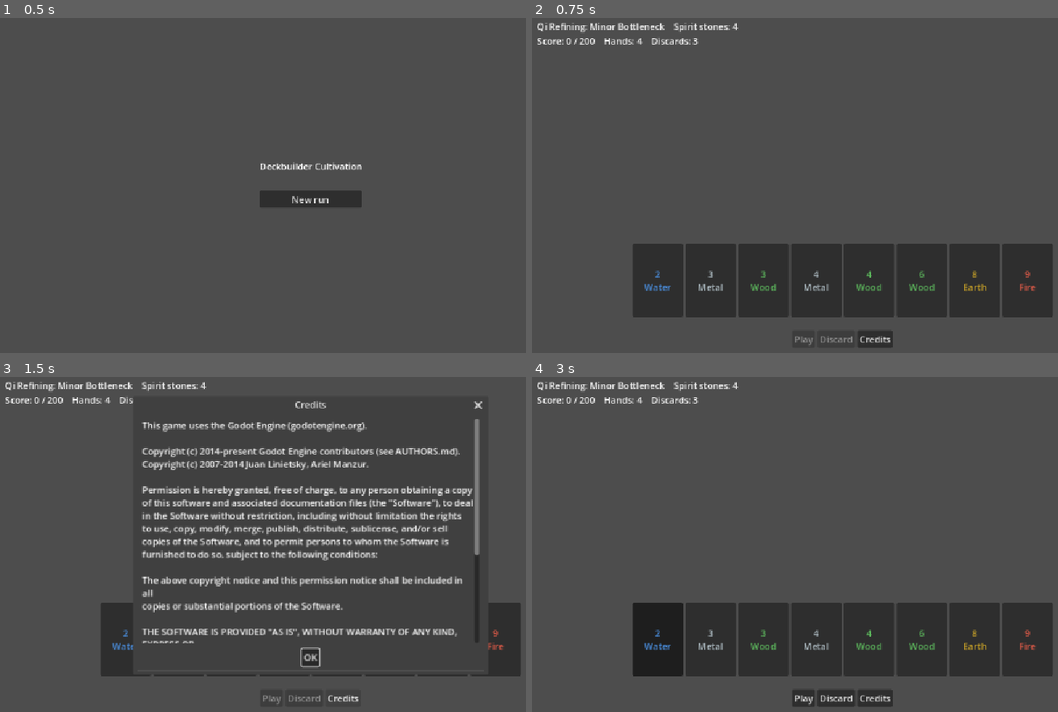
Above: before the commit, frames 1-4 (two rows, left to right).
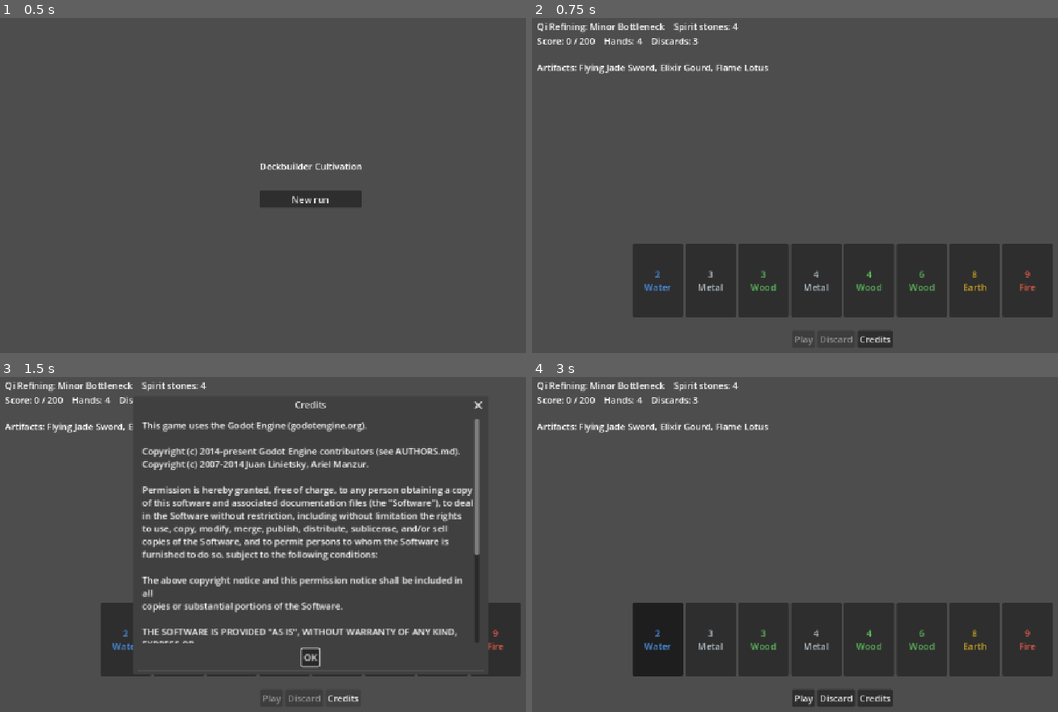
Above: after the commit, the same moments.

Repository: BazeOnigiri/deckbuilder-cultivation
Game: Godot game, scene res://ui/main/main.tscn
Two runs of this game, one before a commit and one after it. Both use one fixed random seed, a clock stepped at 60 frames per second and the inputs below.
Inputs:
- Up to frame 1 (0.5 s): no input
- Up to frame 2 (0.75 s): click "New run" at 0.5 s
- Up to frame 3 (1.5 s): click "Credits" at 1.25 s
- Up to frame 4 (3 s): click "OK" at 2 s; click "2 Water" at 2.75 s

Frame 1 is identical in both runs. In frame 2, 0.5% of the frame differs, in the area x 0-45%, y 13-17%; in frame 3, 0.3%; in frame 4, 0.5%.

Commit message:
feat(artifacts): ajoute le moteur d'artefacts et 5 premiers artefacts

Diff:
--- /dev/null
+++ b/content/artifacts/artefact_epee_volante.tres
@@ -0,0 +1,21 @@
+[gd_resource type="Resource" script_class="ArtifactDefinition" format=3 uid="uid://c3c7cvreds6nb"]
+
+[ext_resource type="Script" uid="uid://cegjm55cl7ug1" path="res://core/artifacts/artifact_definition.gd" id="1"]
+[ext_resource type="Script" uid="uid://cvrq3heighi7n" path="res://core/artifacts/artifact_effect.gd" id="2"]
+[ext_resource type="Script" uid="uid://c46kskwvtda65" path="res://core/scoring/score_effect.gd" id="3"]
+
+[sub_resource type="Resource" id="score"]
+script = ExtResource("3")
+amount = 15.0
+
+[sub_resource type="Resource" id="effect"]
+script = ExtResource("2")
+score_effect = SubResource("score")
+
+[resource]
+script = ExtResource("1")
+id = &"artefact_epee_volante"
+name_key = "ARTIFACT_EPEE_VOLANTE"
+description_key = "ARTIFACT_EPEE_VOLANTE_DESC"
+price = 5
+effects = Array[ExtResource("2")]([SubResource("effect")])
--- /dev/null
+++ b/content/artifacts/artefact_gourde_elixir.tres
@@ -0,0 +1,22 @@
+[gd_resource type="Resource" script_class="ArtifactDefinition" format=3 uid="uid://d0gx3ku71ptvs"]
+
+[ext_resource type="Script" uid="uid://cegjm55cl7ug1" path="res://core/artifacts/artifact_definition.gd" id="1"]
+[ext_resource type="Script" uid="uid://cvrq3heighi7n" path="res://core/artifacts/artifact_effect.gd" id="2"]
+[ext_resource type="Script" uid="uid://c46kskwvtda65" path="res://core/scoring/score_effect.gd" id="3"]
+
+[sub_resource type="Resource" id="score"]
+script = ExtResource("3")
+phase = 1
+amount = 4.0
+
+[sub_resource type="Resource" id="effect"]
+script = ExtResource("2")
+score_effect = SubResource("score")
+
+[resource]
+script = ExtResource("1")
+id = &"artefact_gourde_elixir"
+name_key = "ARTIFACT_GOURDE_ELIXIR"
+description_key = "ARTIFACT_GOURDE_ELIXIR_DESC"
+price = 6
+effects = Array[ExtResource("2")]([SubResource("effect")])
--- /dev/null
+++ b/content/artifacts/artefact_lotus_flamme.tres
@@ -0,0 +1,28 @@
+[gd_resource type="Resource" script_class="ArtifactDefinition" format=3 uid="uid://bqeq60esbfcvi"]
+
+[ext_resource type="Script" uid="uid://cegjm55cl7ug1" path="res://core/artifacts/artifact_definition.gd" id="1"]
+[ext_resource type="Script" uid="uid://cvrq3heighi7n" path="res://core/artifacts/artifact_effect.gd" id="2"]
+[ext_resource type="Script" uid="uid://c46kskwvtda65" path="res://core/scoring/score_effect.gd" id="3"]
+[ext_resource type="Script" uid="uid://bkuw0whfhai4o" path="res://core/artifacts/card_element_condition.gd" id="4"]
+
+[sub_resource type="Resource" id="condition"]
+script = ExtResource("4")
+element = 1
+
+[sub_resource type="Resource" id="score"]
+script = ExtResource("3")
+amount = 4.0
+
+[sub_resource type="Resource" id="effect"]
+script = ExtResource("2")
+trigger = 1
+condition = SubResource("condition")
+score_effect = SubResource("score")
+
+[resource]
+script = ExtResource("1")
+id = &"artefact_lotus_flamme"
+name_key = "ARTIFACT_LOTUS_FLAMME"
+description_key = "ARTIFACT_LOTUS_FLAMME_DESC"
+price = 5
+effects = Array[ExtResource("2")]([SubResource("effect")])
--- /dev/null
+++ b/content/artifacts/artefact_miroir_jumeau.tres
@@ -0,0 +1,28 @@
+[gd_resource type="Resource" script_class="ArtifactDefinition" format=3 uid="uid://5ee68e0wlciq"]
+
+[ext_resource type="Script" uid="uid://cegjm55cl7ug1" path="res://core/artifacts/artifact_definition.gd" id="1"]
+[ext_resource type="Script" uid="uid://cvrq3heighi7n" path="res://core/artifacts/artifact_effect.gd" id="2"]
+[ext_resource type="Script" uid="uid://c46kskwvtda65" path="res://core/scoring/score_effect.gd" id="3"]
+[ext_resource type="Script" uid="uid://wfjpv7j83v7t" path="res://core/artifacts/hand_is_condition.gd" id="4"]
+
+[sub_resource type="Resource" id="condition"]
+script = ExtResource("4")
+hand_ids = Array[String](["main_paire", "main_double_paire"])
+
+[sub_resource type="Resource" id="score"]
+script = ExtResource("3")
+phase = 2
+amount = 2.0
+
+[sub_resource type="Resource" id="effect"]
+script = ExtResource("2")
+condition = SubResource("condition")
+score_effect = SubResource("score")
+
+[resource]
+script = ExtResource("1")
+id = &"artefact_miroir_jumeau"
+name_key = "ARTIFACT_MIROIR_JUMEAU"
+description_key = "ARTIFACT_MIROIR_JUMEAU_DESC"
+price = 7
+effects = Array[ExtResource("2")]([SubResource("effect")])
--- /dev/null
+++ b/content/artifacts/artefact_perle_marees.tres
@@ -0,0 +1,29 @@
+[gd_resource type="Resource" script_class="ArtifactDefinition" format=3 uid="uid://bofloc7u5uoln"]
+
+[ext_resource type="Script" uid="uid://cegjm55cl7ug1" path="res://core/artifacts/artifact_definition.gd" id="1"]
+[ext_resource type="Script" uid="uid://cvrq3heighi7n" path="res://core/artifacts/artifact_effect.gd" id="2"]
+[ext_resource type="Script" uid="uid://c46kskwvtda65" path="res://core/scoring/score_effect.gd" id="3"]
+[ext_resource type="Script" uid="uid://bkuw0whfhai4o" path="res://core/artifacts/card_element_condition.gd" id="4"]
+
+[sub_resource type="Resource" id="condition"]
+script = ExtResource("4")
+element = 4
+
+[sub_resource type="Resource" id="score"]
+script = ExtResource("3")
+phase = 1
+amount = 1.0
+
+[sub_resource type="Resource" id="effect"]
+script = ExtResource("2")
+trigger = 1
+condition = SubResource("condition")
+score_effect = SubResource("score")
+
+[resource]
+script = ExtResource("1")
+id = &"artefact_perle_marees"
+name_key = "ARTIFACT_PERLE_MAREES"
+description_key = "ARTIFACT_PERLE_MAREES_DESC"
+price = 6
+effects = Array[ExtResource("2")]([SubResource("effect")])
--- /dev/null
+++ b/core/artifacts/artifact_catalog.gd
@@ -0,0 +1,16 @@
+class_name ArtifactCatalog
+extends RefCounted
+## Charge les artefacts depuis content/artifacts/.
+
+const DEFAULT_DIR := "res://content/artifacts"
+
+
+static func load_definitions(dir_path: String = DEFAULT_DIR) -> Array[ArtifactDefinition]:
+	var result: Array[ArtifactDefinition] = []
+	for res: Resource in ContentLoader.load_all(dir_path):
+		var definition := res as ArtifactDefinition
+		if definition == null:
+			push_warning("Ressource ignoree dans %s : %s" % [dir_path, res.resource_path])
+			continue
+		result.append(definition)
+	return result
--- /dev/null
+++ b/core/artifacts/artifact_condition.gd
@@ -0,0 +1,7 @@
+class_name ArtifactCondition
+extends Resource
+## Condition d'un effet d'artefact. card vaut null pour un declencheur HAND_PLAYED.
+
+
+func matches(_result: HandResult, _card: CardInstance) -> bool:
+	return true
--- /dev/null
+++ b/core/artifacts/artifact_definition.gd
@@ -0,0 +1,19 @@
+class_name ArtifactDefinition
+extends Resource
+## Un artefact ou une bete spirituelle : une liste d'effets declenches pendant le score.
+
+@export var id: StringName = &""
+@export var name_key: String = ""
+@export var description_key: String = ""
+## Prix en pierres spirituelles (utilise par la boutique).
+@export var price: int = 0
+@export var effects: Array[ArtifactEffect] = []
+
+
+func is_valid() -> bool:
+	if id.is_empty() or name_key.is_empty() or description_key.is_empty() or price <= 0 or effects.is_empty():
+		return false
+	for effect: ArtifactEffect in effects:
+		if effect == null or not effect.is_valid():
+			return false
+	return true
--- /dev/null
+++ b/core/artifacts/artifact_effect.gd
@@ -0,0 +1,14 @@
+class_name ArtifactEffect
+extends Resource
+## Declencheur + condition (optionnelle) + effet de score. Un artefact simple n'est que des donnees.
+
+enum Trigger {HAND_PLAYED, CARD_SCORED}
+
+@export var trigger: Trigger = Trigger.HAND_PLAYED
+## Vide = toujours vrai.
+@export var condition: ArtifactCondition
+@export var score_effect: ScoreEffect
+
+
+func is_valid() -> bool:
+	return score_effect != null
--- /dev/null
+++ b/core/artifacts/artifact_resolver.gd
@@ -0,0 +1,23 @@
+class_name ArtifactResolver
+extends RefCounted
+## Traduit les artefacts possedes en effets de score pour une main jouee.
+## Ordre : artefacts dans l'ordre d'acquisition, puis le pipeline trie par phase.
+
+
+static func effects_for(artifacts: Array[ArtifactDefinition], result: HandResult) -> Array[ScoreEffect]:
+	var effects: Array[ScoreEffect] = []
+	for artifact: ArtifactDefinition in artifacts:
+		for effect: ArtifactEffect in artifact.effects:
+			match effect.trigger:
+				ArtifactEffect.Trigger.HAND_PLAYED:
+					if _matches(effect, result, null):
+						effects.append(effect.score_effect)
+				ArtifactEffect.Trigger.CARD_SCORED:
+					for card: CardInstance in result.scoring_cards:
+						if _matches(effect, result, card):
+							effects.append(effect.score_effect)
+	return effects
+
+
+static func _matches(effect: ArtifactEffect, result: HandResult, card: CardInstance) -> bool:
+	return effect.condition == null or effect.condition.matches(result, card)
--- /dev/null
+++ b/core/artifacts/card_element_condition.gd
@@ -0,0 +1,9 @@
+class_name CardElementCondition
+extends ArtifactCondition
+## Vraie pour une carte de l'element donne. Toujours fausse sans carte (declencheur HAND_PLAYED).
+
+@export var element: Element.Type = Element.Type.BOIS
+
+
+func matches(_result: HandResult, card: CardInstance) -> bool:
+	return card != null and card.data.element == element
--- /dev/null
+++ b/core/artifacts/hand_is_condition.gd
@@ -0,0 +1,9 @@
+class_name HandIsCondition
+extends ArtifactCondition
+## Vraie si la main jouee est l'une de hand_ids.
+
+@export var hand_ids: Array[String] = []
+
+
+func matches(result: HandResult, _card: CardInstance) -> bool:
+	return hand_ids.has(result.definition.id)
--- a/core/round/round_state.gd
+++ b/core/round/round_state.gd
@@ -16,12 +16,14 @@
 var _deck: DeckState
 var _rules: RoundRules
 var _evaluator: HandEvaluator
+var _artifacts: Array[ArtifactDefinition]
 
 
-func _init(deck: DeckState, rules: RoundRules, evaluator: HandEvaluator, p_target_score: int) -> void:
+func _init(deck: DeckState, rules: RoundRules, evaluator: HandEvaluator, p_target_score: int, artifacts: Array[ArtifactDefinition]) -> void:
 	_deck = deck
 	_rules = rules
 	_evaluator = evaluator
+	_artifacts = artifacts
 	target_score = p_target_score
 	hands_left = rules.hands_per_round
 	discards_left = rules.discards_per_round
@@ -45,8 +47,7 @@
 	var result: HandResult = _evaluator.evaluate(cards)
 	if result == null or not _deck.discard(cards):
 		return null
-	# shortcut: aucun effet tant que les artefacts n'existent pas, les injecter ici avec la feature artefacts.
-	var effects: Array[ScoreEffect] = []
+	var effects := ArtifactResolver.effects_for(_artifacts, result)
 	var context := ScoringPipeline.score(result, effects)
 	score += context.total()
 	hands_left -= 1
--- a/core/run/run_state.gd
+++ b/core/run/run_state.gd
@@ -13,6 +13,8 @@
 var progress: RunProgress
 var current_round: RoundState
 var stones: int = 0
+## Partage avec chaque round : un artefact ajoute agit des la main suivante.
+var artifacts: Array[ArtifactDefinition] = []
 
 var _deck: DeckState
 var _rules: RoundRules
@@ -43,7 +45,7 @@
 
 func _start_round() -> void:
 	status = Status.IN_ROUND
-	current_round = RoundState.new(_deck, _rules, _evaluator, progress.current_target())
+	current_round = RoundState.new(_deck, _rules, _evaluator, progress.current_target(), artifacts)
 	current_round.finished.connect(_on_round_finished)
 	# Emis avant start() : l'UI se branche sur le round avant la premiere pioche.
 	round_started.emit(current_round)
--- a/localization/textes.csv
+++ b/localization/textes.csv
@@ -38,3 +38,15 @@
 UI_RUN_LOST,Échec de la percée. La run est terminée.,Breakthrough failed. The run is over.
 UI_STONES,Pierres spirituelles : %d,Spirit stones: %d
 UI_REWARD,+%d pierres (goulot %d + mains %d + intérêts %d),+%d stones (bottleneck %d + hands %d + interest %d)
+ARTIFACT_EPEE_VOLANTE,Épée volante de jade,Flying Jade Sword
+ARTIFACT_EPEE_VOLANTE_DESC,+15 Qi à chaque main jouée.,+15 Qi on every hand played.
+ARTIFACT_GOURDE_ELIXIR,Gourde d'élixir,Elixir Gourd
+ARTIFACT_GOURDE_ELIXIR_DESC,+4 Compréhension à chaque main jouée.,+4 Comprehension on every hand played.
+ARTIFACT_LOTUS_FLAMME,Lotus de flamme,Flame Lotus
+ARTIFACT_LOTUS_FLAMME_DESC,+4 Qi pour chaque carte Feu qui compte.,+4 Qi for each scoring Fire card.
+ARTIFACT_PERLE_MAREES,Perle des marées,Tidal Pearl
+ARTIFACT_PERLE_MAREES_DESC,+1 Compréhension pour chaque carte Eau qui compte.,+1 Comprehension for each scoring Water card.
+ARTIFACT_MIROIR_JUMEAU,Miroir jumeau,Twin Mirror
+ARTIFACT_MIROIR_JUMEAU_DESC,x2 Compréhension si la main est une Paire ou une Double paire.,x2 Comprehension if the hand is a Pair or Two Pair.
+UI_ARTIFACTS,Artefacts : %s,Artifacts: %s
+UI_NONE,aucun,none
--- a/ui/round/round_screen.gd
+++ b/ui/round/round_screen.gd
@@ -12,6 +12,9 @@
 var _rules: RoundRules
 var _stage: String = ""
 
+## Debug : artefacts donnes au debut de la run (inspecteur de la scene). Ignores dans une build release.
+@export var debug_artifacts: Array[ArtifactDefinition] = []
+
 @onready var _info: Label = %Info
 @onready var _last_hand: Label = %LastHand
 @onready var _hand_row: HBoxContainer = %HandRow
@@ -20,6 +23,7 @@
 @onready var _continue_button: Button = %ContinueButton
 @onready var _menu_button: Button = %MenuButton
 @onready var _credits_button: Button = %CreditsButton
+@onready var _artifacts_label: Label = %Artifacts
 
 
 func _ready() -> void:
@@ -29,6 +33,8 @@
 	var deck := DeckState.new(load(DECK_PATH), rng)
 	var evaluator := HandEvaluator.new(HandCatalog.load_definitions())
 	_run = RunState.new(deck, _rules, evaluator, RunProgress.new(RealmCatalog.load_definitions()), load(ECONOMY_PATH))
+	if OS.is_debug_build():
+		_run.artifacts.append_array(debug_artifacts)
 	_run.round_started.connect(_on_round_started)
 	_run.round_won.connect(_on_round_won)
 	_run.finished.connect(_on_run_finished)
@@ -57,6 +63,13 @@
 		view.toggled.connect(_on_selection_changed.unbind(1))
 		_hand_row.add_child(view)
 	_on_selection_changed()
+	var names: Array[String] = []
+	var descriptions: Array[String] = []
+	for artifact: ArtifactDefinition in _run.artifacts:
+		names.append(tr(artifact.name_key))
+		descriptions.append(tr(artifact.name_key) + " : " + tr(artifact.description_key))
+	_artifacts_label.text = tr("UI_ARTIFACTS") % (", ".join(names) if not names.is_empty() else tr("UI_NONE"))
+	_artifacts_label.tooltip_text = "\n".join(descriptions)
 
 
 func _selected() -> Array[CardInstance]:
--- a/ui/round/round_screen.tscn
+++ b/ui/round/round_screen.tscn
@@ -1,8 +1,12 @@
-[gd_scene format=3]
+[gd_scene format=3 uid="uid://g8680p53vlsu"]
 
-[ext_resource type="Script" path="res://ui/round/round_screen.gd" id="1"]
+[ext_resource type="Script" uid="uid://bmvbk133ax1cm" path="res://ui/round/round_screen.gd" id="1"]
+[ext_resource type="Script" uid="uid://cegjm55cl7ug1" path="res://core/artifacts/artifact_definition.gd" id="2_e6au7"]
+[ext_resource type="Resource" path="res://content/artifacts/artefact_epee_volante.tres" id="3_ogkl3"]
+[ext_resource type="Resource" path="res://content/artifacts/artefact_gourde_elixir.tres" id="4_ubaed"]
+[ext_resource type="Resource" path="res://content/artifacts/artefact_lotus_flamme.tres" id="5_1t274"]
 
-[node name="RoundScreen" type="Control"]
+[node name="RoundScreen" type="Control" unique_id=1153754067]
 layout_mode = 3
 anchors_preset = 15
 anchor_right = 1.0
@@ -10,8 +14,9 @@
 grow_horizontal = 2
 grow_vertical = 2
 script = ExtResource("1")
+debug_artifacts = Array[ExtResource("2_e6au7")]([ExtResource("3_ogkl3"), ExtResource("4_ubaed"), ExtResource("5_1t274")])
 
-[node name="Margin" type="MarginContainer" parent="."]
+[node name="Margin" type="MarginContainer" parent="." unique_id=2021611695]
 layout_mode = 1
 anchors_preset = 15
 anchor_right = 1.0
@@ -23,49 +28,54 @@
 theme_override_constants/margin_right = 32
 theme_override_constants/margin_bottom = 32
 
-[node name="Layout" type="VBoxContainer" parent="Margin"]
+[node name="Layout" type="VBoxContainer" parent="Margin" unique_id=393699733]
 layout_mode = 2
 theme_override_constants/separation = 24
 
-[node name="Info" type="Label" parent="Margin/Layout"]
+[node name="Info" type="Label" parent="Margin/Layout" unique_id=599398123]
 unique_name_in_owner = true
 layout_mode = 2
 
-[node name="LastHand" type="Label" parent="Margin/Layout"]
+[node name="Artifacts" type="Label" parent="Margin/Layout" unique_id=2061178114]
+unique_name_in_owner = true
+layout_mode = 2
+mouse_filter = 1
+
+[node name="LastHand" type="Label" parent="Margin/Layout" unique_id=636644067]
 unique_name_in_owner = true
 layout_mode = 2
 size_flags_vertical = 3
 
-[node name="HandRow" type="HBoxContainer" parent="Margin/Layout"]
+[node name="HandRow" type="HBoxContainer" parent="Margin/Layout" unique_id=1977189333]
 unique_name_in_owner = true
 layout_mode = 2
 alignment = 1
 
-[node name="Actions" type="HBoxContainer" parent="Margin/Layout"]
+[node name="Actions" type="HBoxContainer" parent="Margin/Layout" unique_id=198904807]
 layout_mode = 2
 alignment = 1
 
-[node name="PlayButton" type="Button" parent="Margin/Layout/Actions"]
+[node name="PlayButton" type="Button" parent="Margin/Layout/Actions" unique_id=654427460]
 unique_name_in_owner = true
 layout_mode = 2
 text = "UI_PLAY"
 
-[node name="DiscardButton" type="Button" parent="Margin/Layout/Actions"]
+[node name="DiscardButton" type="Button" parent="Margin/Layout/Actions" unique_id=200964179]
 unique_name_in_owner = true
 layout_mode = 2
 text = "UI_DISCARD"
 
-[node name="ContinueButton" type="Button" parent="Margin/Layout/Actions"]
+[node name="ContinueButton" type="Button" parent="Margin/Layout/Actions" unique_id=1183620987]
 unique_name_in_owner = true
 layout_mode = 2
 text = "UI_CONTINUE"
 
-[node name="MenuButton" type="Button" parent="Margin/Layout/Actions"]
+[node name="MenuButton" type="Button" parent="Margin/Layout/Actions" unique_id=1479427411]
 unique_name_in_owner = true
 layout_mode = 2
 text = "UI_MENU"
 
-[node name="CreditsButton" type="Button" parent="Margin/Layout/Actions"]
+[node name="CreditsButton" type="Button" parent="Margin/Layout/Actions" unique_id=1433531736]
 unique_name_in_owner = true
 layout_mode = 2
 text = "UI_CREDITS"
Not shown, added: core/artifacts/artifact_catalog.gd.uid
Not shown, added: core/artifacts/artifact_condition.gd.uid
Not shown, added: core/artifacts/artifact_definition.gd.uid
Not shown, added: core/artifacts/artifact_effect.gd.uid
Not shown, added: core/artifacts/artifact_resolver.gd.uid
Not shown, added: core/artifacts/card_element_condition.gd.uid
Not shown, added: core/artifacts/hand_is_condition.gd.uid
Binary file changed: localization/textes.en.translation
Binary file changed: localization/textes.fr.translation
